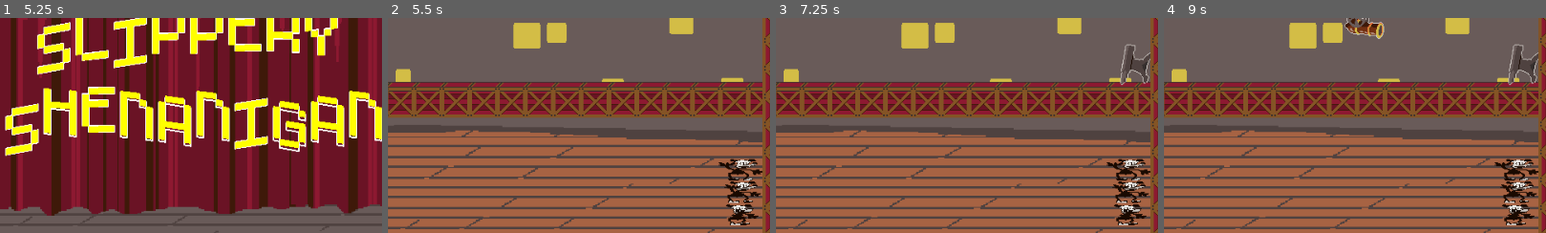
Above: before the commit, frames 1-4 (left to right).
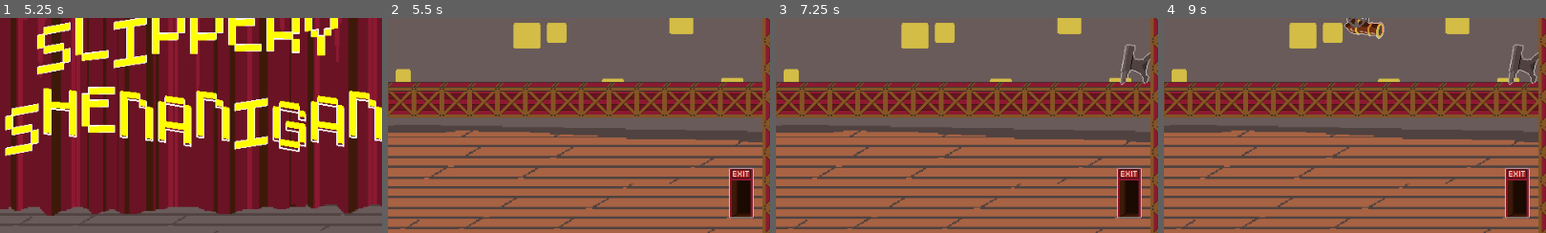
Above: after the commit, the same moments.

Repository: Rotta-Games/slapstick_lemmings
Game: Godot game, scene res://scenes/splash.tscn
The game is run twice, just before and just after one commit, with the same random seed, the same clock (stepped at 60 frames per second) and the same inputs. Sound files missing from this copy of the repository are replaced by a short silence.
Inputs (mouse positions are % of the whole screen's width and height, from its top left):
- Up to frame 1 (5.25 s): tap Enter at 0.5, 2 s; move the mouse to (72, 45) at 0.52 s; hold D 0.53-1.25 s; click (72, 45) at 0.67 s; tap Space at 1.25 s; drag from (30, 55) to (45, 70) at 1.27 s; move the mouse to (60, 28) at 2.02 s; hold D 2.03-2.75 s; drag from (45, 70) to (20, 35) at 2.77 s; click "START" at 3.5 s; click "START" at 4.25 s; move the mouse to (80, 65) at 5.02 s; hold A from 5.03 s (still down)
- Up to frame 2 (5.5 s): keep holding A
- Up to frame 3 (7.25 s): release A at 5.75 s; drag from (97, 10) to (35, 25) at 5.77 s; move the mouse to (97, 18) at 6.52 s; hold A from 6.53 s (still down); click (97, 18) at 6.67 s
- Up to frame 4 (9 s): release A at 7.25 s; drag from (97, 30) to (30, 55) at 7.27 s; drag from (97, 42) to (5, 10) at 8.02 s; drag from (97, 53) to (4, 14) at 8.77 s
The pictures show only the part of the screen within x 40-90%, y 39-89%; the shares and areas given below are measured in that part.

Frame 1 is identical in both runs. In frame 2, 1.9% of the frame differs, in the area x 86-98%, y 65-97%; in frame 3, 1.9%; in frame 4, 1.9%.

Commit message:
Change end portal sprite

Diff:
--- a/scenes/player.tscn
+++ b/scenes/player.tscn
@@ -458,6 +458,7 @@
 
 [node name="CannonballHitSound" type="AudioStreamPlayer" parent="."]
 stream = ExtResource("5_1ni0e")
+volume_db = -6.19
 
 [node name="BananaSlipSound" type="AudioStreamPlayer" parent="."]
 stream = ExtResource("6_tflpb")
--- a/scenes/utils/end_portal.tscn
+++ b/scenes/utils/end_portal.tscn
@@ -1,7 +1,7 @@
 [gd_scene load_steps=4 format=3 uid="uid://cqgtk4u0ii3ea"]
 
 [ext_resource type="Script" path="res://scenes/utils/end_portal.gd" id="1_jf3bd"]
-[ext_resource type="Texture2D" uid="uid://cu63g8h401yqc" path="res://assets/gfx/stem_boot_willy.png" id="1_ta33n"]
+[ext_resource type="Texture2D" uid="uid://bj3m7esqgqrup" path="res://assets/gfx/exit.png" id="2_tg8ai"]
 
 [sub_resource type="RectangleShape2D" id="RectangleShape2D_34q8v"]
 size = Vector2(57, 91)
@@ -14,8 +14,7 @@
 
 [node name="Sprite2D" type="Sprite2D" parent="."]
 position = Vector2(32, 44)
-scale = Vector2(1, 0.44)
-texture = ExtResource("1_ta33n")
+texture = ExtResource("2_tg8ai")
 
 [node name="CollisionShape2D" type="CollisionShape2D" parent="."]
 position = Vector2(31.5, 44.5)
